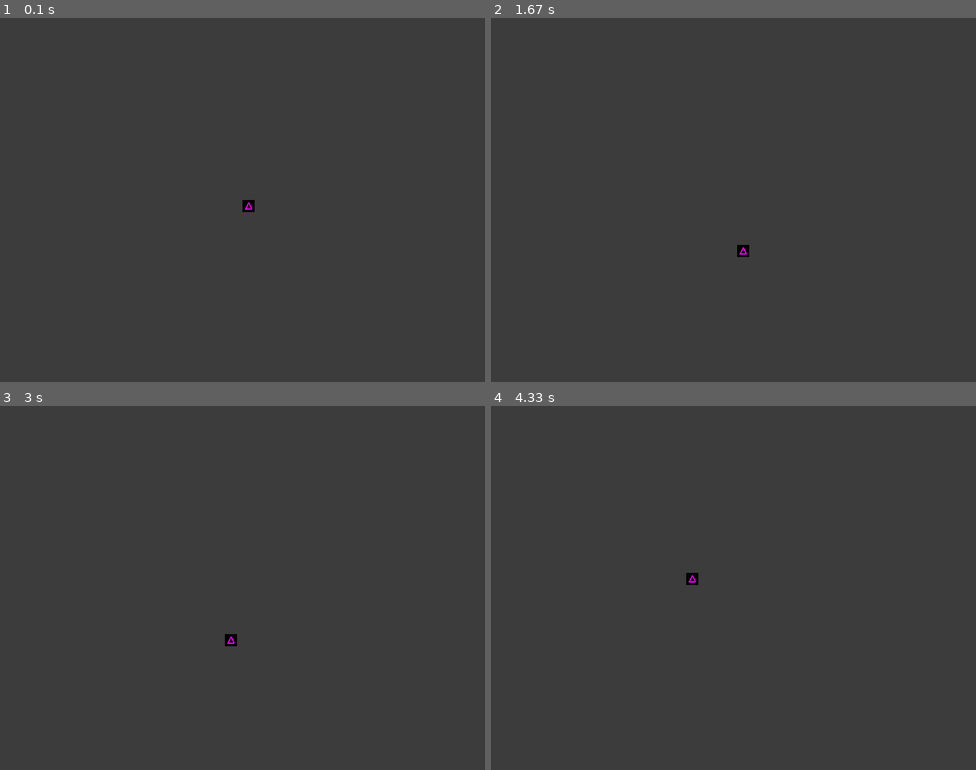
Above: before the commit, frames 1-4 (two rows, left to right).
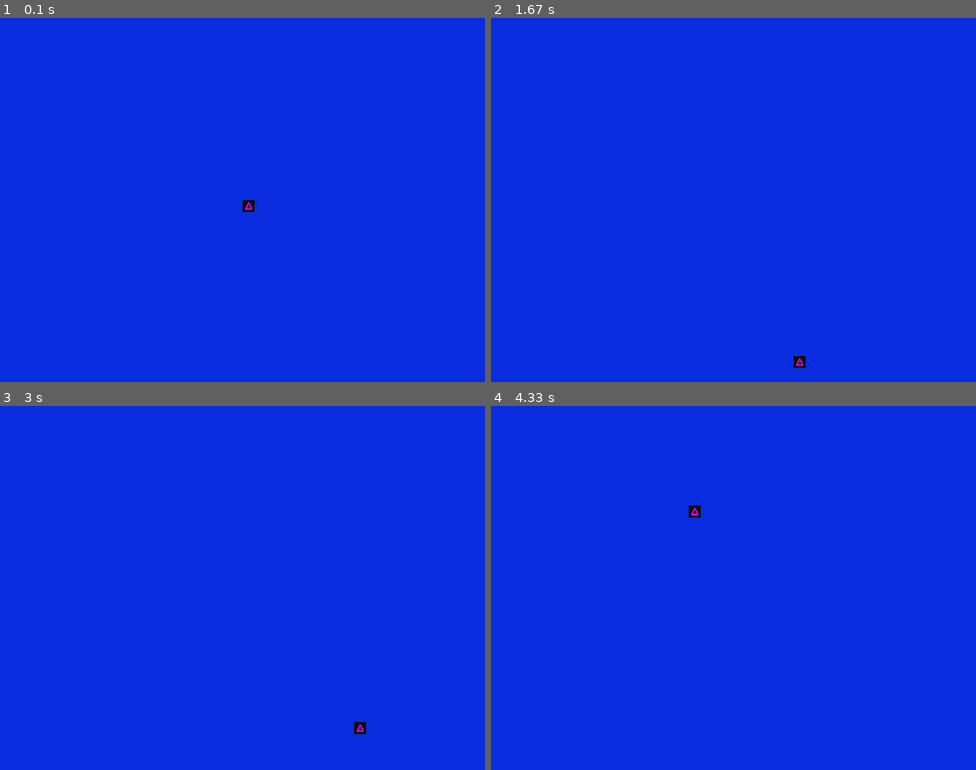
Above: after the commit, the same moments.

Repository: jeremybarzas/Python-Steering_Behaviors
Game: pygame game, started from Main.py
Same seed, same stepped clock (60 frames per second), same inputs: the game is played once before the commit and once after it.
Inputs (mouse positions are in pixels of both pictures, inside the frame that each line leads up to):
- Up to frame 1 (0.1 s): no input
- Up to frame 2 (1.67 s): click (714, 214) at 0.38 s; click (782, 280) at 0.72 s; click (912, 327) at 1.05 s; right-click (738, 236) at 1.38 s
- Up to frame 3 (3 s): click (227, 526) at 1.72 s; click (164, 467) at 2.05 s; click (58, 507) at 2.38 s; click (87, 540) at 2.72 s
- Up to frame 4 (4.33 s): click (840, 500) at 3.05 s; click (592, 566) at 3.38 s; click (864, 628) at 3.72 s; click (655, 471) at 4.05 s

The runs differ from the first frame. In frame 1, 100% of the frame differs, in the area x 0-100%, y 0-100%; in frame 2, 100%; in frame 3, 100%; in frame 4, 100%.

Commit message:
did soemthign

Diff:
--- a/Agent.py
+++ b/Agent.py
@@ -6,20 +6,20 @@
 class Agent(object):
     '''Agent object'''
 
-    def __init__(self, posx, posy, color):
+    def __init__(self, posx, posy, linecolor, blitcolor):
         '''constructor'''
         self.position = Vector2(posx, posy)
         self.velocity = Vector2(0, 0)
-        self.maxvelocity = 200
+        self.maxvelocity = 750
         self.heading = Vector2(0, 0)
         self.forces = []
         self.previousforces = []
         self.surface = pygame.Surface((20, 20))
         sur = self.surface
-        sur.fill((0, 0, 0))
+        sur.fill(blitcolor)
         currpos = Vector2(sur.get_width() / 2, sur.get_height() / 2)
         points = [(currpos[0] - 1, currpos[1] - 6), (currpos[0] - 6, currpos[1] + 4), (currpos[0] + 4, currpos[1] + 4)]
-        pygame.draw.polygon(self.surface, color, points, 2)
+        pygame.draw.polygon(self.surface, linecolor, points, 2)
 
     def seek(self, target):
         '''seek the target'''
--- /dev/null
+++ b/Button.py
@@ -0,0 +1,10 @@
+''' A class for a button object '''
+
+import pygame
+from Vector2 import Vector2
+
+class Button(object):
+    ''' Class for button object '''
+    def __init__(self, valx, valy, text):
+        self.position = Vector2(valx, valy)
+        self.text = text
--- a/Main.py
+++ b/Main.py
@@ -17,13 +17,13 @@
     black = (0, 0, 0)
     white = (255, 255, 255)
     gray = (125, 125, 125)
-    darkgray = (60, 60, 60)
-    # set window size
+    bgcolor = (9, 45, 223)
+    darkgray = (15, 15, 15)
     screen_width = 800
     screen_height = 600
     screen = pygame.display.set_mode((screen_width, screen_height))
     # agent to be used
-    testagent = Agent((screen_width / 2), (screen_height / 2), pink)
+    testagent = Agent((screen_width / 2), (screen_height / 2), pink, darkgray)
     # varaibles for while loop
     clock = pygame.time.Clock()
     done = False
@@ -49,7 +49,7 @@
                     leftclick = False
                     rightclick = True
         # fill screen with black
-        screen.fill(darkgray)
+        screen.fill(bgcolor)
         # draw agent to screen as a red triangle
         testagent.draw(screen)
         # logic to control wether it seeks or fless
@@ -61,13 +61,21 @@
         testagent.apply_forces(delta)
          # out of bounds check
         if testagent.position.getx() >= screen_width:
+            testagent.clear_forces()
             testagent.position.setx(screen_width - 10)
+            testagent.clear_forces()
         if testagent.position.getx() <= 0:
+            testagent.clear_forces()
             testagent.position.setx(0 + 10)
+            testagent.clear_forces()
         if testagent.position.gety() >= screen_height:
+            testagent.clear_forces()
             testagent.position.sety(screen_height - 10)
+            testagent.clear_forces()
         if testagent.position.gety() <= 0:
+            testagent.clear_forces()
             testagent.position.sety(0 + 10)
+            testagent.clear_forces()
         # update function
         pygame.display.flip()
     pygame.quit()
